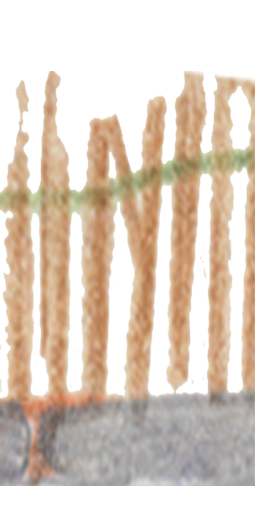
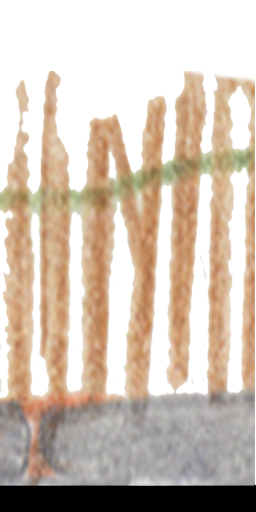
Layers edited between the first and the second 256x512 image:
painted on "_high_wood" over <box>0,484,256,512</box>
